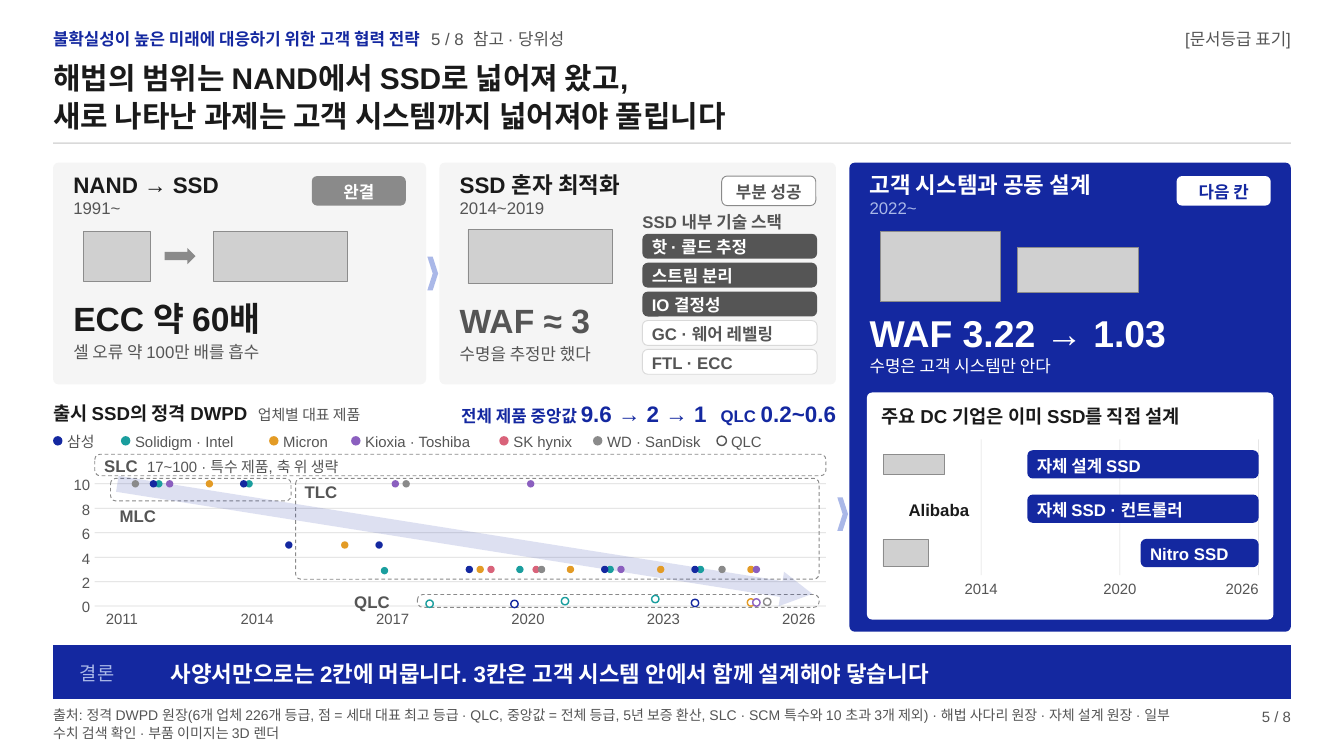
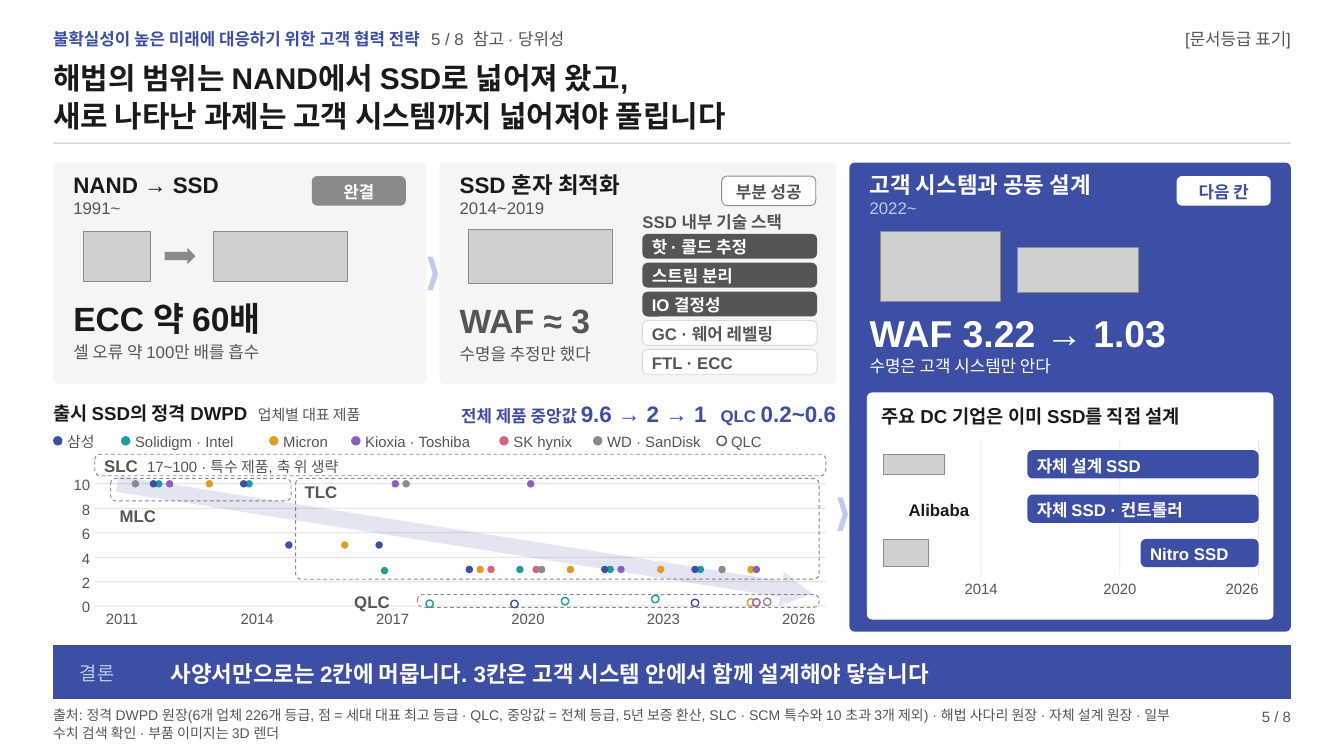
Before and after one commit to k31001/action-learning, a slide deck: slide 5 of dashboard/public/presentations/ssd-future-ready-strategy.pptx. Drawn at 1344x756 pixels with LibreOffice and Linux fonts; fonts in the diff are those of the drawing; grey boxes stand for pictures; background and template pictures are left out. Boxes give left, top, right and bottom in pixels: in the first picture for what was removed or moved away, otherwise in the second. Text is boxed around its words. In the diff, an @@ line names an element or a change of style, - is before the commit and + after.

```diff
--- a/dashboard/public/presentations/ssd-future-ready-strategy.pptx
+++ b/dashboard/public/presentations/ssd-future-ready-strategy.pptx
@@ text "불확실성이 높은 미래에 대응하기 위한 ..." at (x1=53, y1=31, x2=564, y2=47): text colour #1428A0 to #3C4FA5 in "불확실성이 높은 미래에 대응하기 위한 고객 협력 ..." @@
@@ text "다음 칸" at (x1=1199, y1=184, x2=1248, y2=200): text colour #1428A0 to #3C4FA5 @@
@@ text at (x1=870, y1=202, x2=917, y2=214): text colour #AAB8E8 to #C0CAEC in "2022~" @@
@@ chevron at (x1=427, y1=257, x2=438, y2=290): fill #AAB8E8 to #C0CAEC @@
@@ text "전체 제품 중앙값 9.6 → ..." at (x1=461, y1=406, x2=836, y2=426): text colour #1428A0 to #3C4FA5 @@
@@ right arrow at (x1=114, y1=467, x2=815, y2=611): fill #1428A0 at 14% opacity to #3C4FA5 at 14% opacity @@
@@ chevron at (x1=837, y1=497, x2=848, y2=531): fill #AAB8E8 to #C0CAEC @@
@@ ellipse at (x1=691, y1=599, x2=699, y2=607): outline #1428A0 1.5 pt to #3C4FA5 1.5 pt @@
@@ ellipse at (x1=511, y1=600, x2=518, y2=607): outline #1428A0 1.5 pt to #3C4FA5 1.5 pt @@
@@ fill #1428A0 to #3C4FA5 in 13 elements at (x1=849, y1=163, x2=1291, y2=632), (x1=53, y1=436, x2=62, y2=446), (x1=150, y1=480, x2=157, y2=487), (x1=240, y1=480, x2=247, y2=487), (x1=285, y1=541, x2=292, y2=548), (x1=376, y1=541, x2=383, y2=548), (x1=466, y1=566, x2=473, y2=573), (x1=601, y1=566, x2=608, y2=573), (x1=691, y1=566, x2=699, y2=573), (x1=1027, y1=450, x2=1259, y2=478), (x1=1027, y1=495, x2=1259, y2=523), (x1=1140, y1=539, x2=1259, y2=567), (x1=53, y1=645, x2=1291, y2=699) @@
@@ text "결론" at (x1=80, y1=664, x2=114, y2=681): text colour #AAB8E8 to #C0CAEC @@
```
Also in this commit, not shown: 7 other slides changed, 30 other files.
